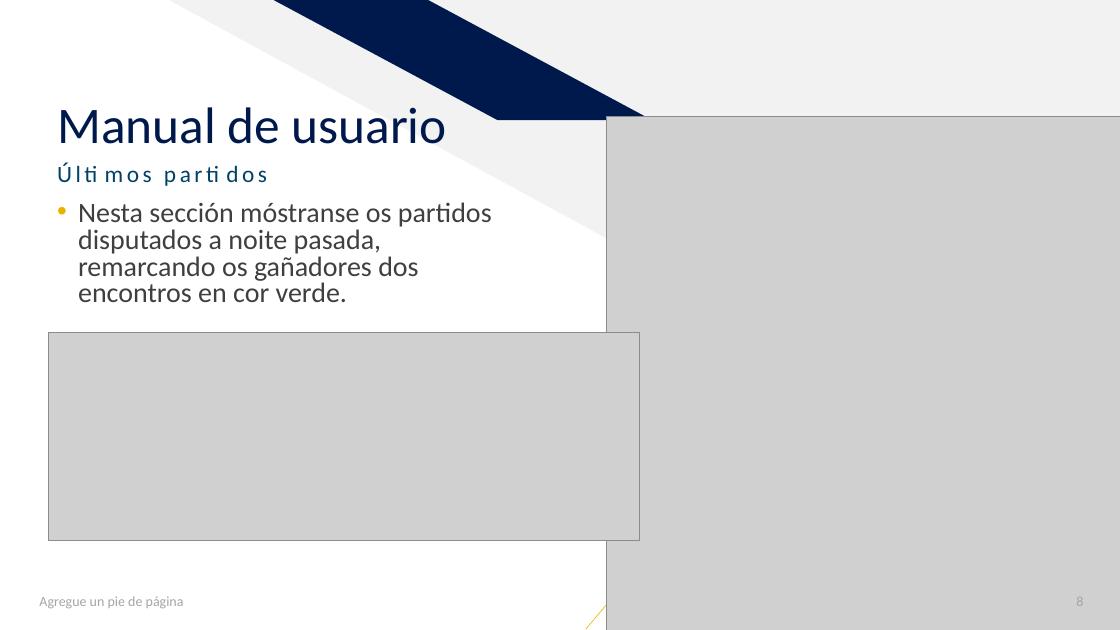
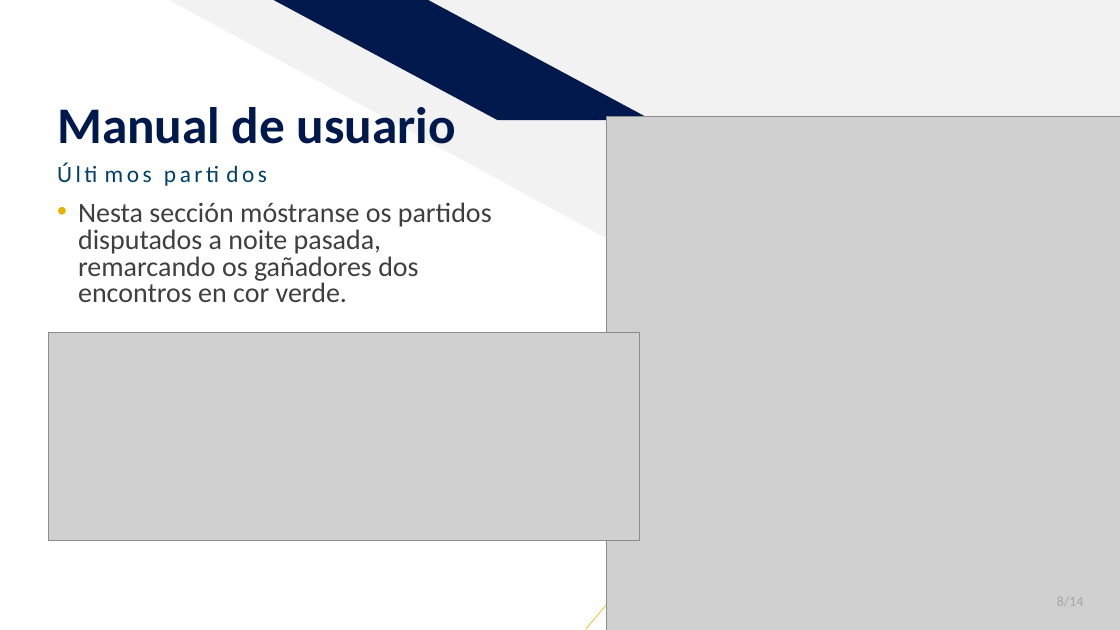
Before and after one commit to dbb-01/CanastraApp, a slide deck: slide 8 of Proxecto.pptx. Drawn at 1120x630 pixels with LibreOffice and Linux fonts; fonts in the diff are those of the drawing; grey boxes stand for pictures. Boxes give left, top, right and bottom in pixels: in the first picture for what was removed or moved away, otherwise in the second. Text is boxed around its words. In the diff, an @@ line names an element or a change of style, - is before the commit and + after.

```diff
--- a/Proxecto.pptx
+++ b/Proxecto.pptx
@@ title "Manual de usuario" at <box>57,107,456,144</box>: bold on @@
@@ text removed at <box>39,596,184,608</box> @@
-Agregue un pie de página
@@ page number at <box>1057,597,1084,606</box>: text changed @@
-8
+8/14
```
Also in this commit, not shown: 11 other slides changed, 2 slides added, 1 slide removed.
